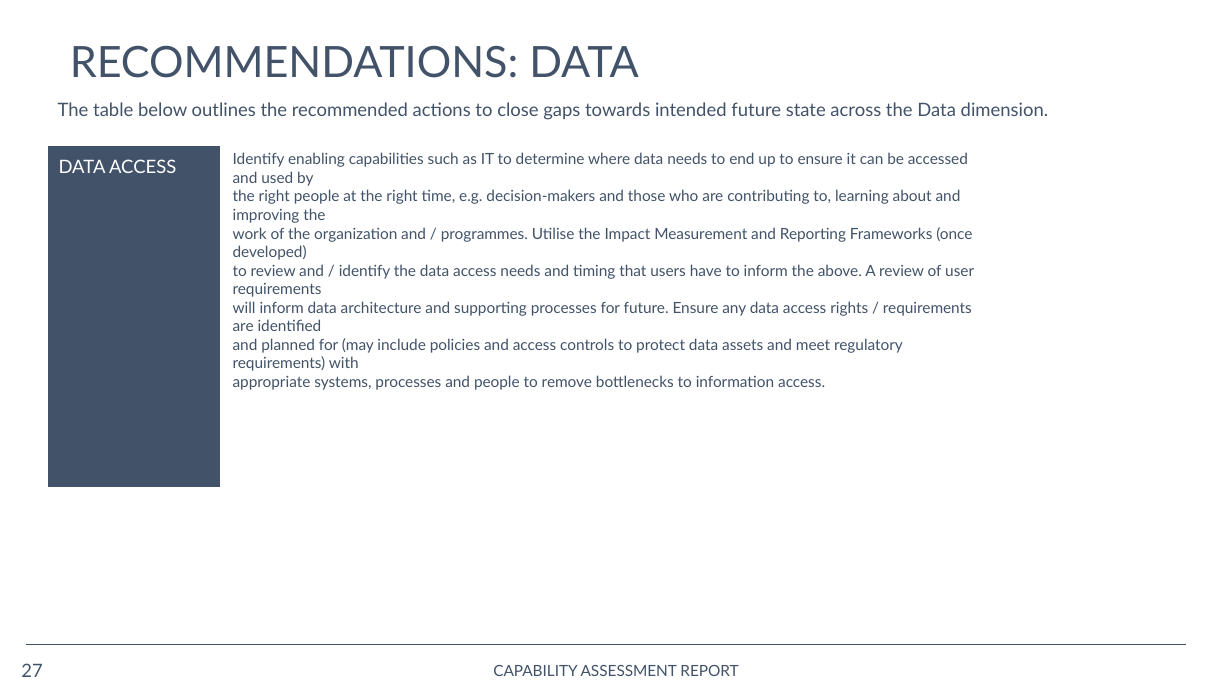
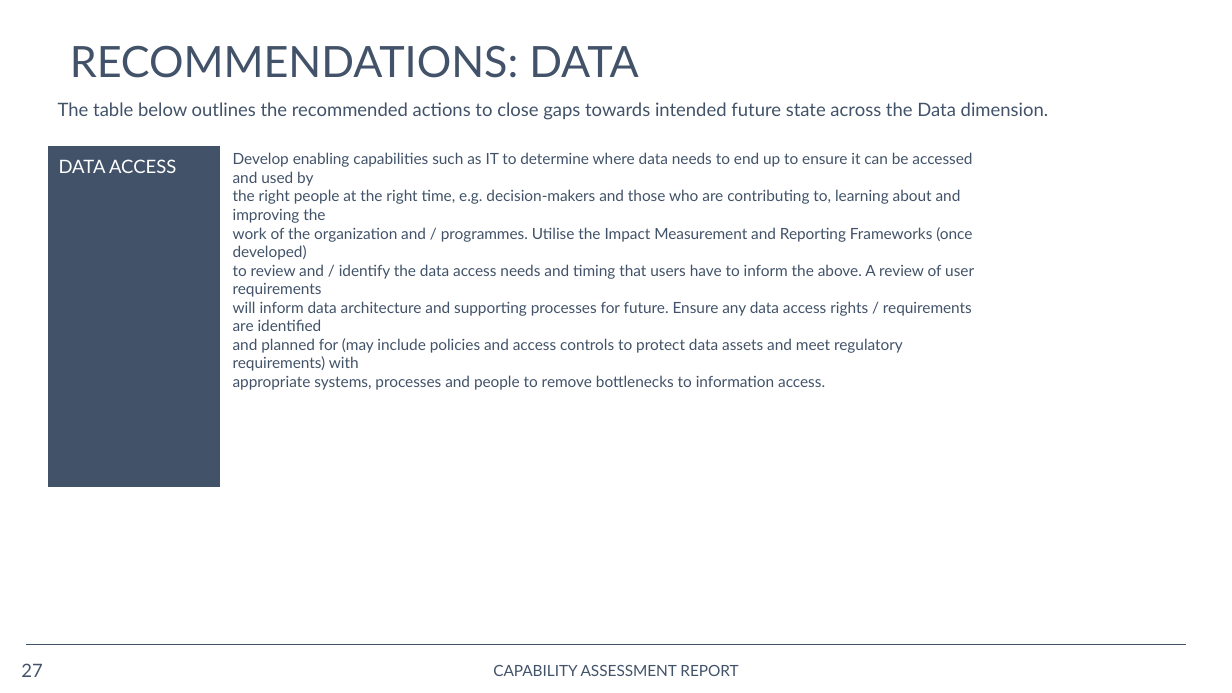
Before and after one commit to opus-meum/power-automate, a slide deck: slide 27 of Capability Assessment Report.pptx. Drawn at 1232x693 pixels with LibreOffice and Linux fonts; fonts in the diff are those of the drawing; background and template pictures are left out. Boxes give left, top, right and bottom in pixels: in the first picture for what was removed or moved away, otherwise in the second. Text is boxed around its words. In the diff, an @@ line names an element or a change of style, - is before the commit and + after.

```diff
--- a/Capability Assessment Report.pptx
+++ b/Capability Assessment Report.pptx
@@ text at [233,152,972,186]: text changed @@
-Identify enabling capabilities such as IT to determine where data needs to end up to ensure it can be accessed and used by
+Develop enabling capabilities such as IT to determine where data needs to end up to ensure it can be accessed and used by
```
Also in this commit, not shown: 11 other slides changed, 19 other files.
